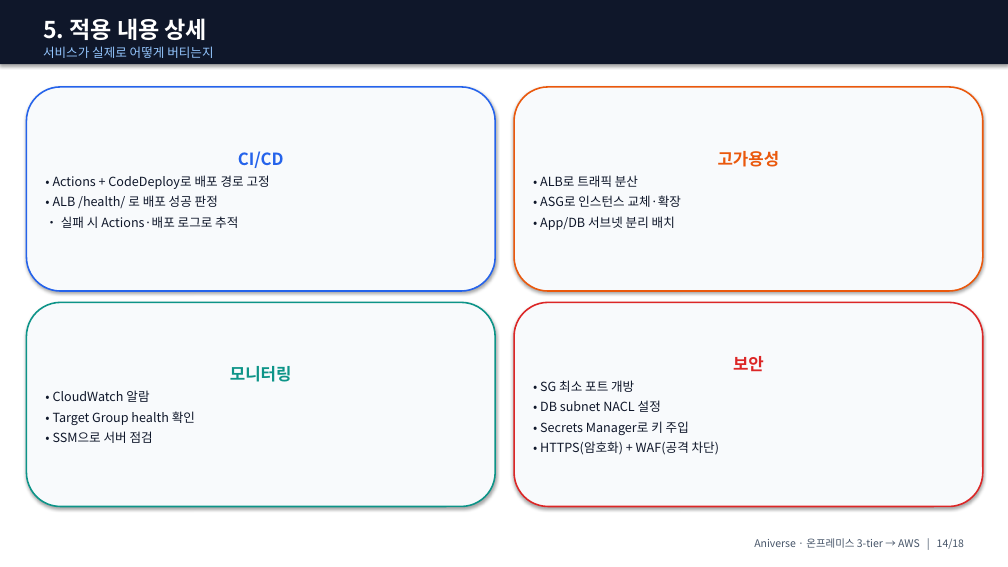
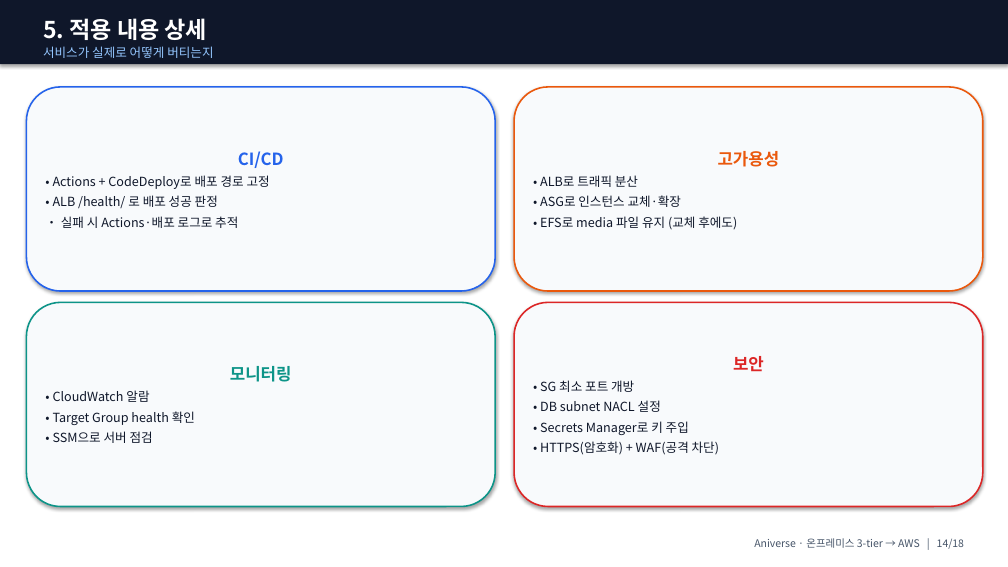
Before and after one commit to ho0215/anime-project-infra, a slide deck: slide 14 of docs/presentation/ppt/Aniverse_발표_강사용.pptx. Drawn at 1008x567 pixels with LibreOffice and Linux fonts; fonts in the diff are those of the drawing. Boxes give left, top, right and bottom in pixels: in the first picture for what was removed or moved away, otherwise in the second. Text is boxed around its words. In the diff, an @@ line names an element or a change of style, - is before the commit and + after.

```diff
--- a/docs/presentation/ppt/Aniverse_발표_강사용.pptx
+++ b/docs/presentation/ppt/Aniverse_발표_강사용.pptx
@@ text in rounded rectangle at [540, 216, 737, 230]: text changed @@
-• App/DB 서브넷 분리 배치
+• EFS로 media 파일 유지 (교체 후에도)
```
Also in this commit, not shown: 3 other files.
